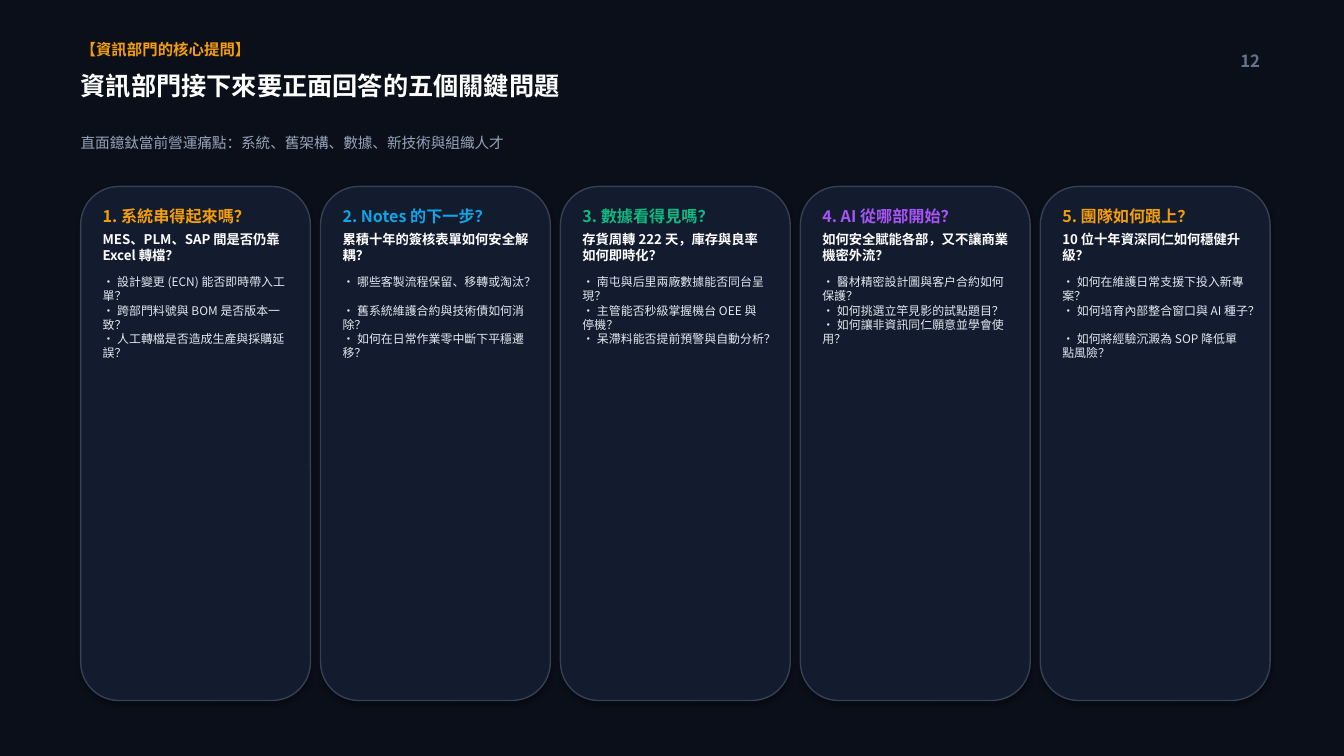
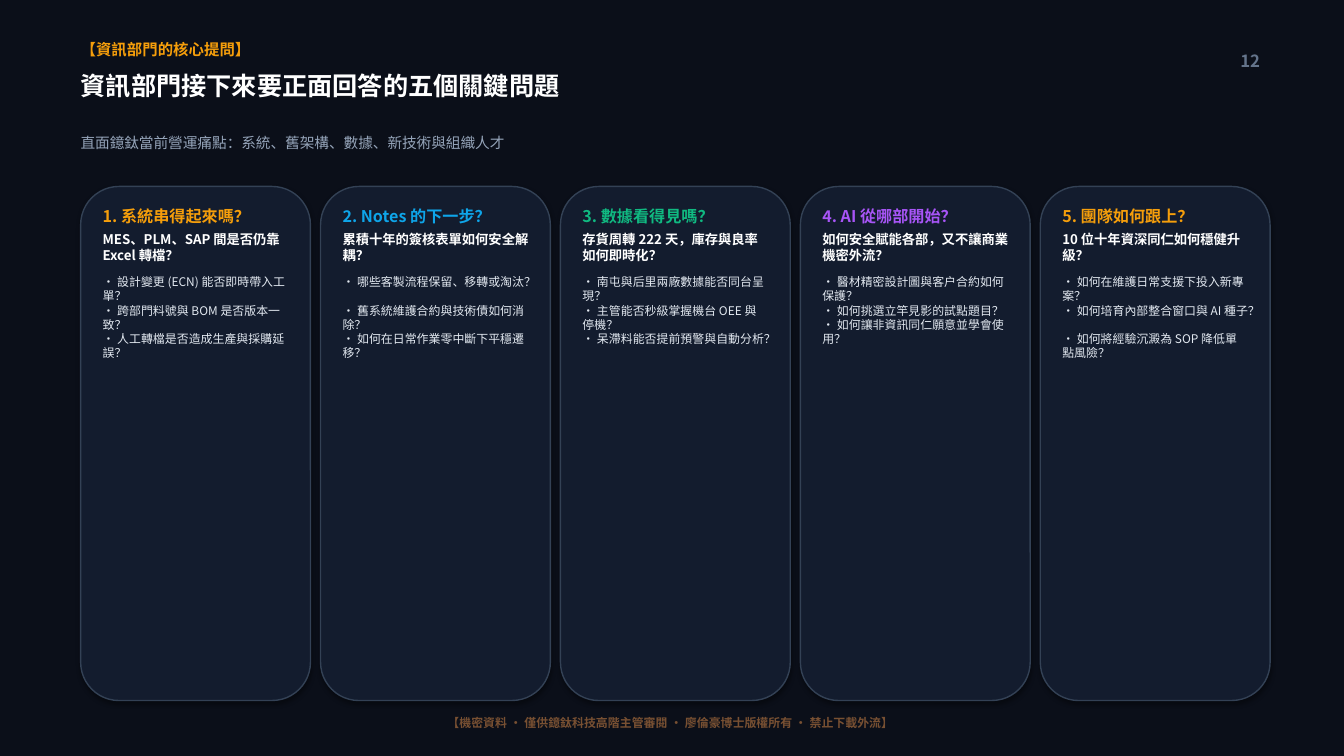
Before and after one commit to HowardLiao/4163, a slide deck: slide 12 of 鐿鈦科技_資訊經理_金字塔策略簡報_廖倫豪博士.pptx. Drawn at 1344x756 pixels with LibreOffice and Linux fonts; fonts in the diff are those of the drawing. Boxes give left, top, right and bottom in pixels: in the first picture for what was removed or moved away, otherwise in the second. Text is boxed around its words. In the diff, an @@ line names an element or a change of style, - is before the commit and + after.

```diff
--- a/鐿鈦科技_資訊經理_金字塔策略簡報_廖倫豪博士.pptx
+++ b/鐿鈦科技_資訊經理_金字塔策略簡報_廖倫豪博士.pptx
@@ text added at [447, 717, 893, 728], 8.5 pt, text #785032, bold @@
+【機密資料 · 僅供鐿鈦科技高階主管審閱 · 廖倫豪博士版權所有 · 禁止下載外流】
```
Also in this commit, not shown: 31 other slides changed, 7 other files.
